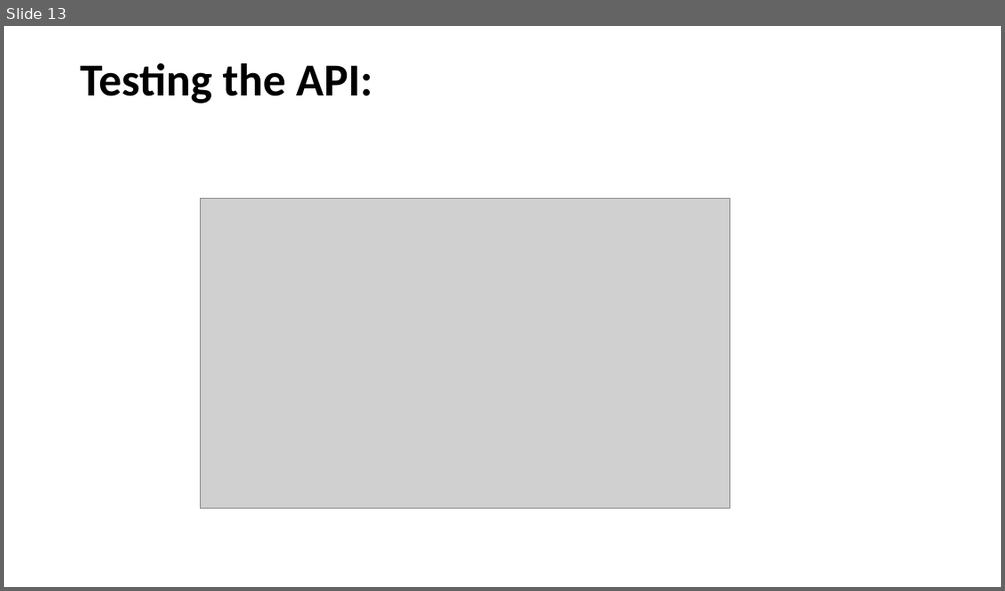
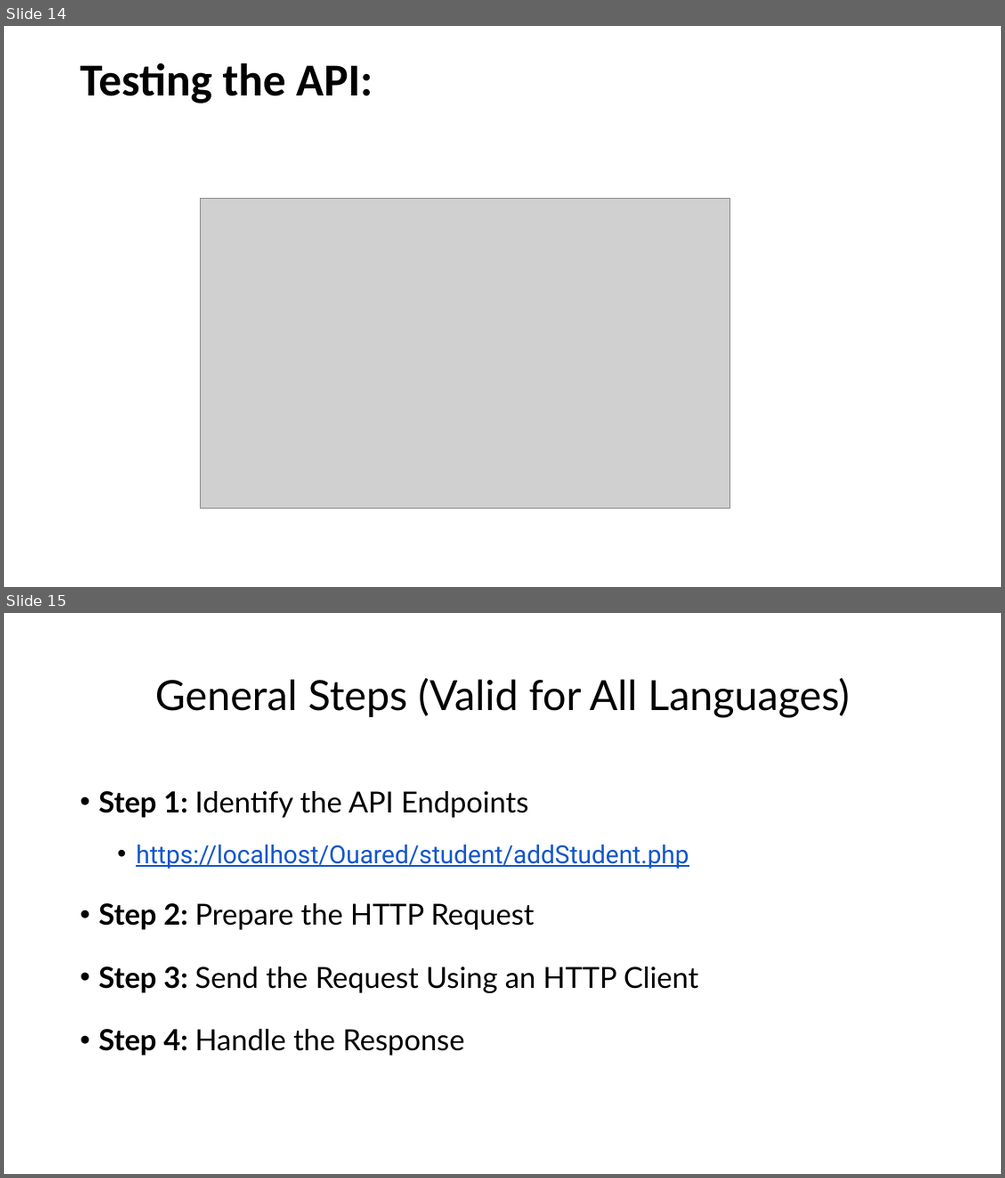
Before and after one commit to ouared14/Mobile-Programming-2025, a slide deck: TP-RestFullAPI/TP RestFul API.odp. Shown one above the other, each under a label of ours: slide 13 before the commit, slides 14 and 15 after it. The pictures are 1005x591 and 1005x1178 pixels, drawn with LibreOffice and Linux fonts; fonts in the diff are those of the drawing; grey boxes stand for pictures. Boxes give left, top, right and bottom in pixels: in the first picture for what was removed or moved away, otherwise in the second. Text is boxed around its words. In the diff, an @@ line names an element or a change of style, - is before the commit and + after.

```diff
--- a/TP-RestFullAPI/TP RestFul API.odp
+++ b/TP-RestFullAPI/TP RestFul API.odp
@@ slide 15 added at (x1=4, y1=613, x2=1001, y2=1174), background #FFFFFF @@
@@ title added at (x1=155, y1=678, x2=850, y2=718), 40 pt, text #000000 @@
+General Steps (Valid for All Languages)
@@ text added at (x1=98, y1=791, x2=698, y2=1055), 28 pt, text #000000 @@
+• Step 1: Identify the API Endpoints
+  • https://localhost/Ouared/student/addStudent.php
+• Step 2: Prepare the HTTP Request
+• Step 3: Send the Request Using an HTTP Client
+• Step 4: Handle the Response
@@ what was slide 13 is now slide 14 @@
```
Also in this commit, not shown: 2 slides changed, 1 other slide added.
